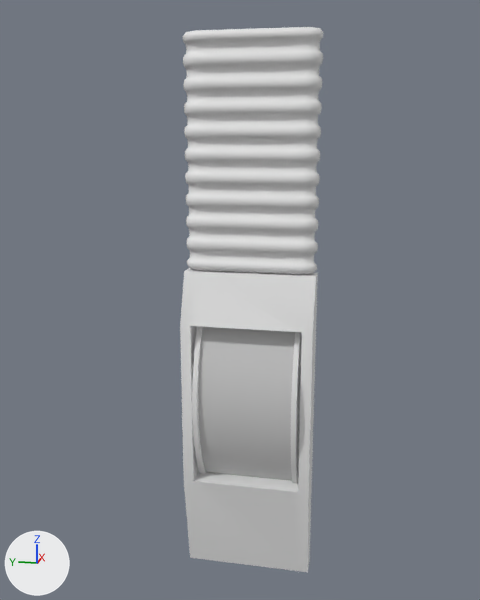
What one commit did to the FBX model Assets/Models/Lab_el/Lab_el_terminal.FBX.
One viewpoint serves both versions: a 50 mm camera at (-1.21, -0.54, 2.6) aimed at (1.28, -0.04, 1.98). The lights are fixed; the arrows at lower left show +X, +Y and +Z. Where no turn or scale is listed for an object, it has been applied to the vertices.

The scene before the commit, as lines of its bpy script (objects in view):
```python
me_mesh = bpy.data.meshes.new('Mesh')
me_mesh.from_pydata(...)  # 2346 vertices, 2264 faces; spans x 1.3..1.5, y -0.32..0.22, z 0.7..3.0
me_mesh_001 = bpy.data.meshes.new('Mesh.001')
me_mesh_001.from_pydata(...)  # 74 vertices, 36 faces; spans x -0.178..-0.038, y -0.248..0.145, z 1.119..1.862
me_mesh_001.materials.append(mat_materialscript)  # light grey #cacaca
ob_object005 = bpy.data.objects.new('Object005', me_mesh_001)
ob_object005.location = (1.5, 0.0, 0.0)
ob_object006 = bpy.data.objects.new('Object006', me_mesh)
ob_object006.location = (0.0, 0.0, 0.0)
```
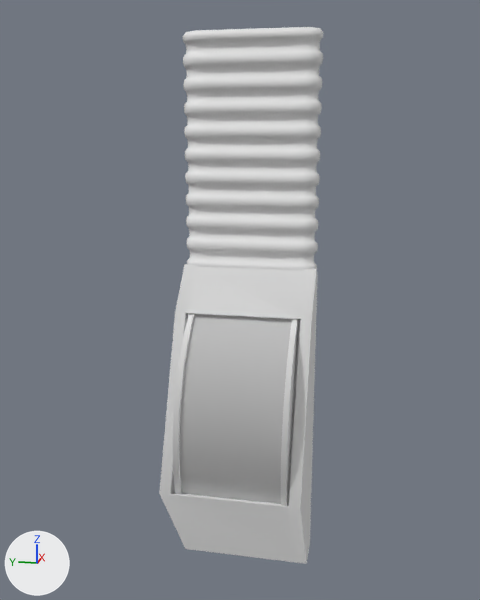
Commit message: Terminal modify

What differs and where, as boxes (x1, y1, x2, y2) in the pictures (480 x 600 px; the box of a moved part takes in the faces that stretch with it):
'Object006', reshaped (14% wider): before (180, 27, 324, 572); after (159, 27, 324, 564)
'Object005', mesh turned: before (198, 327, 295, 481); after (180, 314, 292, 504)
part 1 of me_mesh, moved or reshaped: before (192, 326, 301, 483); after (173, 313, 298, 506)
part 2 of me_mesh, moved or reshaped: before (180, 268, 318, 572); after (159, 264, 318, 564)

The change, as a diff of the scene's bpy script:
```diff
--- a/Assets/Models/Lab_el/Lab_el_terminal.FBX.py
+++ b/Assets/Models/Lab_el/Lab_el_terminal.FBX.py
@@ me_mesh_001 @@
 me_mesh_001.from_pydata(...)  # 74 vertices, 36 faces; spans x -0.178..-0.038, y -0.248..0.145, z 1.119..1.862
 # used by ob_object005; location = (1.5, 0.0, 0.0)
+# me_mesh_001 part 3: the whole mesh is turned 19.9 degrees about the y axis through its middle, then moved by (-0.253, 0.0, 0.096)
 me_mesh_001.materials.append(mat_materialscript)
@@ me_mesh @@
 # used by ob_object006; location = (0.0, 0.0, 0.0)
-me_mesh.from_pydata(...)  # 2346 vertices, 2264 faces; spans x 1.3..1.5, y -0.32..0.22, z 0.7..3.0
+me_mesh.from_pydata(...)  # 2346 vertices, 2264 faces; spans x 1.01..1.5, y -0.32..0.22, z 0.79..3.0
+# me_mesh part 1: the loose piece of 288 vertices spanning x 1.3..1.46, y -0.27..0.17, z 1.12..1.86 is turned 20.1 degrees about the y axis through its middle, then moved by (-0.25, 0.0, 0.1)
+# me_mesh part 2: 44 of 2346 vertices moved; they spanned x 1.34..1.5, y -0.32..0.22, z 0.7..2.06 and now span x 1.01..1.49, y -0.32..0.22, z 0.79..2.08; mean shift (-0.1, 0.0, 0.07); largest move (1.34, -0.32, 1.14) -> (1.01, -0.32, 1.26)
```
